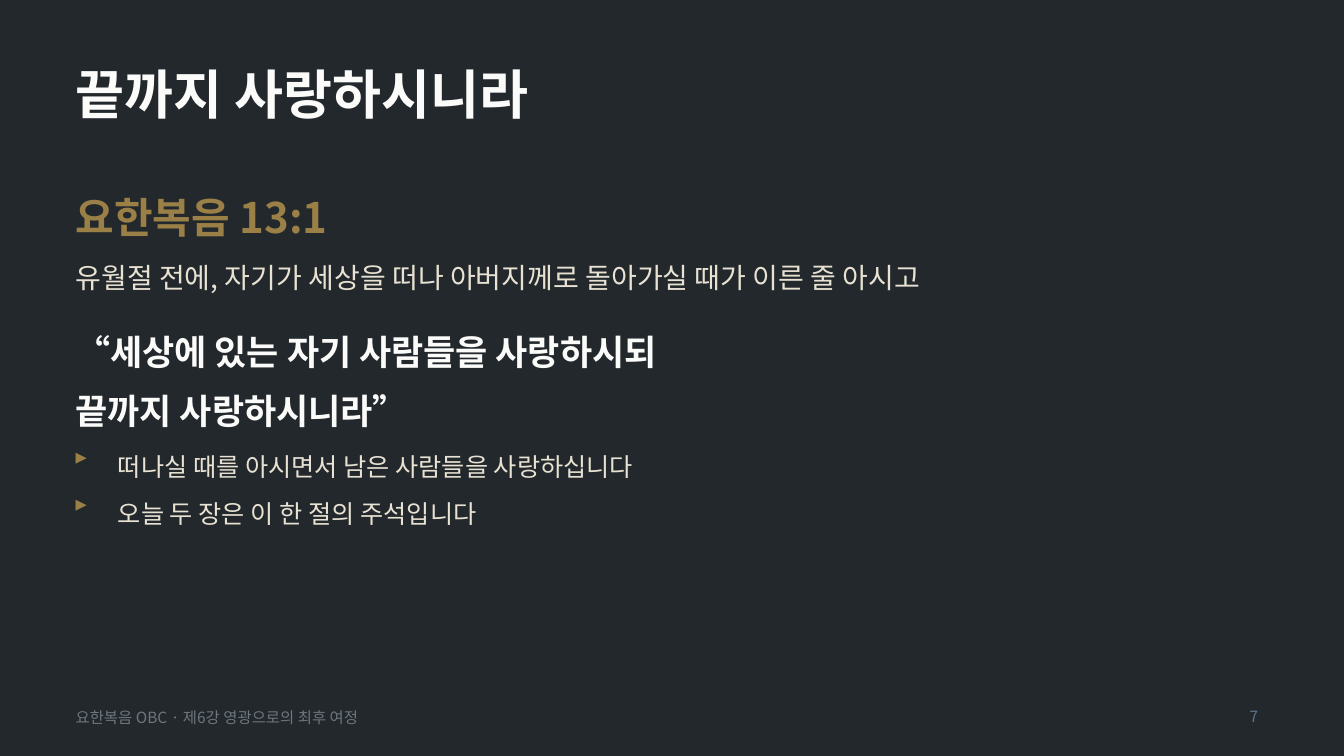
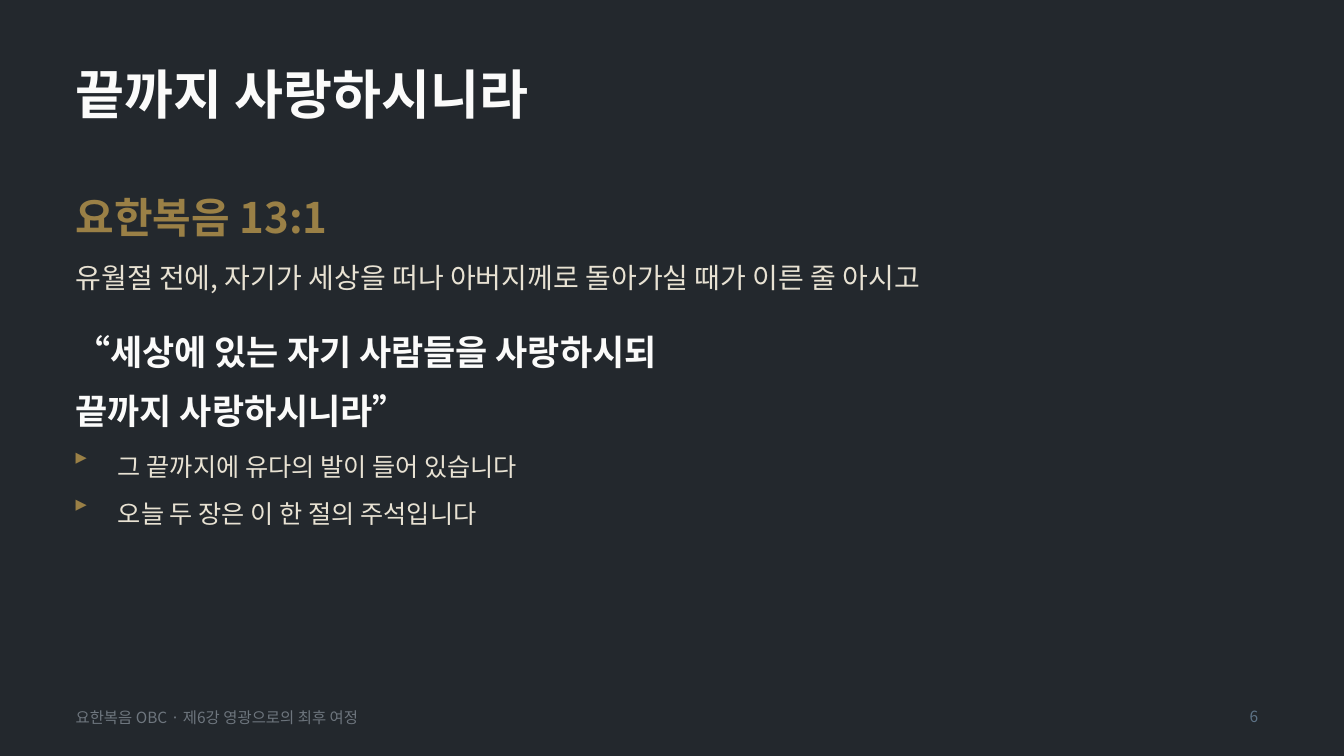
Before and after one commit to mio-modu/bible_GospelofJohn, a slide deck: slide 6 of dist/요한복음_6강_영광으로의_최후_여정.pptx (slide 7 before the commit). Drawn at 1344x756 pixels with LibreOffice and Linux fonts; fonts in the diff are those of the drawing. Boxes give left, top, right and bottom in pixels: in the first picture for what was removed or moved away, otherwise in the second. Text is boxed around its words. In the diff, an @@ line names an element or a change of style, - is before the commit and + after.

```diff
--- a/dist/요한복음_6강_영광으로의_최후_여정.pptx
+++ b/dist/요한복음_6강_영광으로의_최후_여정.pptx
@@ text at [118, 455, 517, 478]: text changed @@
-떠나실 때를 아시면서 남은 사람들을 사랑하십니다
+그 끝까지에 유다의 발이 들어 있습니다
@@ page number at [1250, 711, 1259, 722]: text changed @@
-7
+6
```
Also in this commit, not shown: 17 other slides changed, 22 slides removed, 12 other files.
